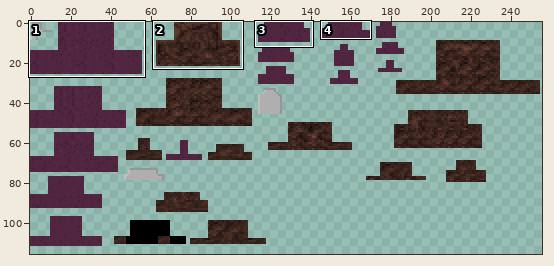
Sprite sheet: src/main/resources/assets/starcraft/textures/model/brutalisk.png. Above: a wide view before the commit, with the close-up outlined.
Close-up. Before the edit:
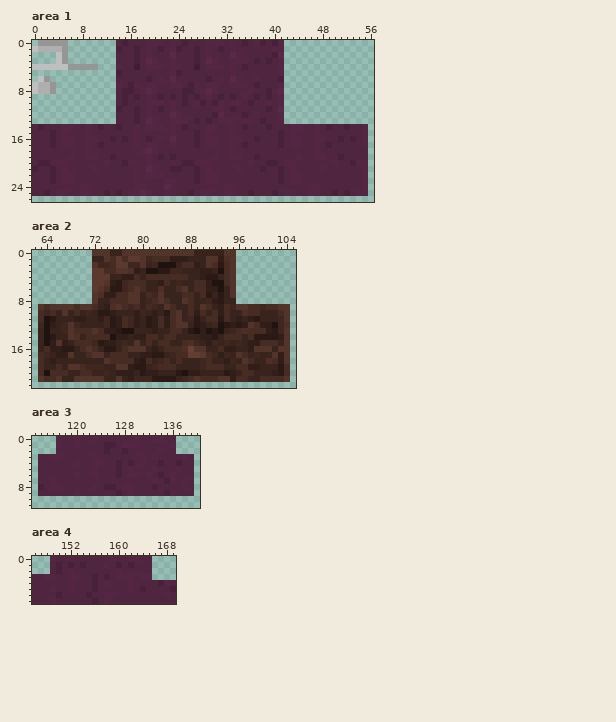
The file is 256x128 pixels. Colours within 5 levels of each other are drawn and written as one. Shown: area 1: x 0..56, y 0..26; area 2: x 62..105, y 0..22; area 3: x 113..140, y 0..11; area 4: x 146..169, y 0..7. The wide view leaves out empty margins. The commit also changed other parts of the picture, which this record leaves out.
The same view after the edit:
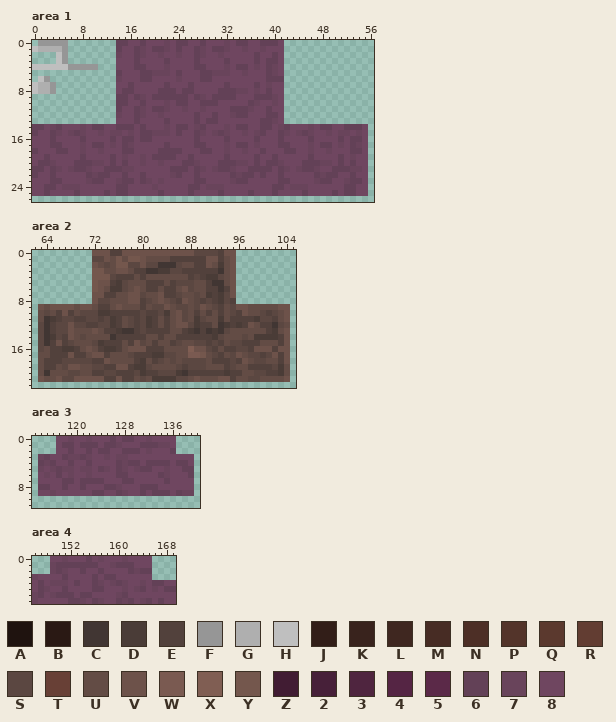
Palette (. is transparent): A #1f130f  B #2a1914  C #413633  D #4a3c37  E #52413c  F #969696  G #afafaf  H #bfbfbf  J #321e18  K #39231d  L #3f2720  M #472c24  N #4d2f26  P #53342a  Q #5b392e  R #623d32  S #5b4741  T #684036  U #634c45  V #6d524a  W #7a5a51  X #805e53  Y #74574d  Z #411c33  2 #472039  3 #4f253f  4 #552544  5 #5b2948  6 #634157  7 #69445b  8 #6f4660
The edit:
--- area 1
@@ x 0..56 @@
- 0 .FFFFF........3233344434323334443432342324...............
- 1 HGGGGF........2332343234233234323433333344...............
- 2 ....HF........3332343335333234333543333325...............
- 3 ....HF........3332354334333235433444323234...............
- 4 HHHHHHFFFFF...433Z344434433Z34443432333334...............
- 5 ..............2333333334233333333433333334...............
- 6 .HF...........3333323435333332343543343332...............
- 7 HGGF..........4324344334432434433444323334...............
- 8 HGGF..........3223454333322345433333433245...............
- 9 ..............3232343232323234323234323234...............
-10 ..............3233344434323423243443233434...............
-11 ..............2332343234333333443233333235...............
-12 ..............3332343335433333253332343334...............
-13 ..............3332354334443232344434432334...............
-14 32333443343233233434443432333443343233323334433432332334.
-15 33323433343333333433333433323433343333333234333433333334.
-16 33323443344332323432343533323443344332333234433443323234.
-17 33323443343233333434433433323443343233333234433432333334.
-18 33333333343333333345433333333333343333333333333433333333.
-19 33333343344332333334323233333343344332333333433443323333.
-20 32234433333343324434333432234433333343322344333333433244.
-21 23323433334333333435433223323433334333233234333343333334.
-22 33323443333333333434443333323443333333333234433333333334.
-23 33323443333333333433334433323443333333333234433333333334.
-24 33333333443333333443335433333333443333333333334433333334.
-25 33234433443323234454334433234433443323332344334433232344.
+ 0 .FFFFF........6688688878668868887866886668...............
+ 1 HGGGGF........6886786678688678667887887888...............
+ 2 ....HF........7886788788788678878888868868...............
+ 3 ....HF........8886888868888688886888868668...............
+ 4 HHHHHHFFFFF...8886688878888668887866878678...............
+ 5 ..............6888667778688866777887888678...............
+ 6 .HF...........7888668888788866888888888666...............
+ 7 HGGF..........8868888868886888886888868788...............
+ 8 HGGF..........8668888666866888866677878688...............
+ 9 ..............6686786666668678666688866678...............
+10 ..............6688688878668866688888678878...............
+11 ..............6886786678878878888666788688...............
+12 ..............7886788788888688688766888668...............
+13 ..............8886888868888686688888886678...............
+14 66876888786688666868887866876888786688668768887866886668.
+15 68867876788787787866777868867876788787688678767887877878.
+16 88868888688886866866888888868888688886888688886888868668.
+17 88866888786687867888886888866888786687888668887866878678.
+18 68886688788788866888866668886688788788688866887887888668.
+19 88688888688886878878666688688888688886886888886888868788.
+20 86678886667786868878878886678886667786866788866677868688.
+21 66867876678866677888888666867876678866668678766788666778.
+22 68868888867668868868888768868888867668688688888676688688.
+23 88866888876688766867878888866888876688888668888766887668.
+24 88668777888888668888788888668777888888886687778888886688.
+25 88688886888868668888868888688886888868886888868888686688.
 26 .........................................................
--- area 2
@@ x 62..105 @@
- 0 ..........PPPKKPPPPPPPPPPPPKKKKKPP..........
- 1 ..........KKPMQMQQPLMMMJJJKKKPPJNP..........
- 2 ..........PLLMQQLLPKLAAAKMMJKPMBMP..........
- 3 ..........QQMMPPNJKAABBLLKKKJJKAMP..........
- 4 ..........QQQKKJJMKMMMMMMMKKJBBKMP..........
- 5 ..........QQPJBLMMMKKJMKLKKMMJAAMP..........
- 6 ..........QPMBBLMPMKKNKKMPKMMJJAKP..........
- 7 ..........PNJJMMPPKMLPKKKMMKMBKBKP..........
- 8 ..........PKKMMMPPKLMPMKKPMKKLJBKK..........
- 9 .PMPPPPMPPMKJNPMLMKMLKPMKKMKPMKJMLPPMMLMMPP.
-10 .MLMKPKMKLKBBJKKKJLKJKBMPKMJMKMJMKKNMMKKKMP.
-11 .MABKKKJJKKJLBJMLJKBJMJMPKLBKMMBMKJKJBKKKLP.
-12 .LAJKLPLKKKKLBJMLJKBJMJMPPKBJKLABJBJPMJJALN.
-13 .KAKKLPMMMPMJJBAAKKKJKKMMKBAJABAKLMNMMMJBLP.
-14 .KABKKPNKMMMMAJJKJJMMKMMKKKKJJBKMMMKMBBBBJP.
-15 .KAJPJKMMMLBJJKLKPKMKMMKKMNLKJLKLKLKJJMMMKP.
-16 .KMJJBBKMPMKBBKMPPPKJKMMMNTPPKKMJJKKJPPPKPP.
-17 .MLKJJPKKMPPKMMMKKJJBBKLMMRRQMLJLKPMKLKKPJP.
-18 .MKJKKKKKKKKPMMMMJBMKLMKMKKKLMKKJLKPMKKNMJP.
-19 .MKKMKPPMLLLKKPPJBBKLMMMKKKKLMMMKKMMJJKKKBM.
-20 .MAMMMKKMMKKLKJJJKBJJKKKBAJJKKKKBJKMMKKKJBM.
-21 .PMMPKKPPPPPKKPKJLLLBBBBKLMPMMMPPJMMKKMMMMP.
+ 0 ..........VVVEEVVVVVVVVVVVVSSSSEVV..........
+ 1 ..........SSVUYUYYVUUUUEEEEEEVVEUV..........
+ 2 ..........VUSUYYSSVSSCCCSUUEEVUDUV..........
+ 3 ..........YYUUVVUEECCDDSSEEEEEECUV..........
+ 4 ..........YYYSEEEUEUUUUUUUESEDDSUV..........
+ 5 ..........YVVEDSUUUEEEUESSSUUECCUV..........
+ 6 ..........YVUDDSUVUEEUEEUVSUUEECEV..........
+ 7 ..........VVEEUUVVSUUVEESUUSUDEDSV..........
+ 8 ..........VSSUUUVVESUVUSEVUSESEDSE..........
+ 9 .VUVVVVUVVUEEUVUUUEUSSVUSSUSVUSEUSVVUUUUUVV.
+10 .USUEVEUSSSDDEEEEESEESDUVSUEUEUEUSEVUUSESUV.
+11 .UCDESSEESSESDEUSESDEUEUVSUDSUUDUEEEEDSSEUV.
+12 .SCESSVSSEESSDEUSESDEUEUVVSDEEUCDEDEVUEECSU.
+13 .SCESSVUUUVUEEDCCESEEEEUUEDCECDCSUUUUUUEDUV.
+14 .SCDSEVUSUUUUCEEEEEUUEUUEEEEEEDSUUUSUDDDDEV.
+15 .SCEVESUUUSDEEEUEVSUEUUESUUSSESEUSSEEEUUUEV.
+16 .SUEEDDEUVUEDDEUVVVEEEUUUUXVVSEUEESSEVVVEVV.
+17 .UUEEEVEEUVVEUUUSEEEDDSSUUWWYUSEUSVUSSESVEV.
+18 .UEEESSSSSEEVUUUUEDUESUSUSSSSUEEESEVUSSUUEV.
+19 .UEEUSVVUUSSEEVVEDDSUUUUSESSSUUUESUUEEEESDU.
+20 .UCUUUSSUUEESSEEESDEESSSDCEEEEEEDEEUUSSEEDU.
+21 .VUUVSSVVVVVEEVEEUSUDDDDSSUVUUUVVEUUSSUUUUV.
 22 ............................................
--- area 3
@@ x 113..140 @@
- 0 ....43343343333334334433....
- 1 ....43343333223444333334....
- 2 ....33333333233233333433....
- 3 .33443333343333333434333343.
- 4 .33333343344332323433233233.
- 5 .33333333343332343334333433.
- 6 .33333343343332344343234333.
- 7 .33433333333333333334324343.
- 8 .23443333343223443332333343.
- 9 .33333343333332343333324333.
+ 0 ....88788788868668878888....
+ 1 ....86686668667888666778....
+ 2 ....88688686688666878886....
+ 3 .76886776788787788888888888.
+ 4 .67688688688886766866668668.
+ 5 .78767787786786787668878866.
+ 6 .87868788788886688888678886.
+ 7 .88886686666888668888868888.
+ 8 .66886886888667888666888888.
+ 9 .88788888866886788686668677.
 10 ............................
--- area 4
@@ x 146..169 @@
-0 ...43343333334334433....
-1 ...32323233343232333....
-2 ...32343333333433333....
-3 33443344332323444344....
-4 333333433323433343333243
-5 333433433323333343233332
-6 333323333233443333333343
-7 333433333323433333333333
+0 ...88788868788878888....
+1 ...76666666887666888....
+2 ...76788688688886766....
+3 78888688886866888888....
+4 868777868867876788786688
+5 867886888866888787687866
+6 768766686688887688888888
+7 788888667867886768768688
